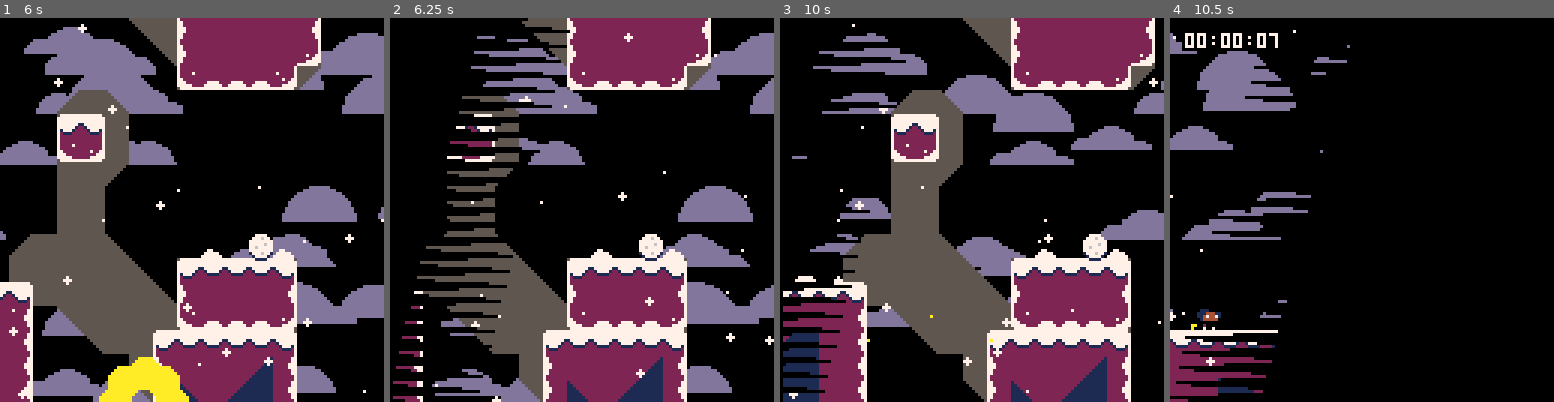
Above: before the commit, frames 1-4 (left to right).
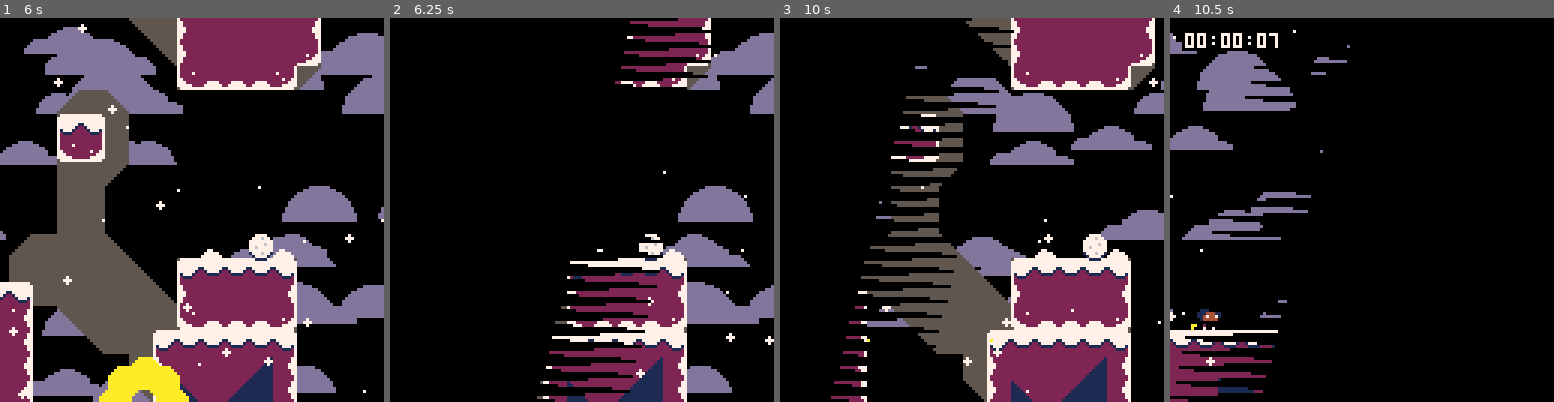
Above: after the commit, the same moments.

Repository: CelesteClassic/smalleste
Game: PICO-8 cartridge smalleste2.p8
Two runs of this game, one before a commit and one after it. Both use one fixed random seed, a clock stepped at 60 frames per second and the inputs below.
Inputs:
- Up to frame 1 (6 s): tap X (X key) at 0.33, 0.7, 1.43, 2.58, 3.1, 3.62, 4.13, 4.65, 5.17, 5.68 s; tap O (Z key) at 1.07, 1.8, 2.43, 3.07, 3.7, 4.33, 4.97, 5.6 s; hold Right 2.33-3.33 s; hold Right 3.38-4.22 s; hold Right 4.72-5.72 s; hold Down from 5.77 s (still down)
- Up to frame 2 (6.25 s): release Down at 6.1 s; hold Left from 6.15 s (still down); tap X (X key) at 6.2 s; tap O (Z key) at 6.23 s
- Up to frame 3 (10 s): tap X (X key) every 0.52 s from 6.72 to 9.82 s; tap O (Z key) every 0.63 s from 6.87 to 9.4 s; release Left at 6.98 s; hold Right 7.03-8.03 s; hold Right 8.08-8.92 s; hold Right from 9.42 s (still down)
- Up to frame 4 (10.5 s): tap O (Z key) at 10.03 s; tap X (X key) at 10.33 s; release Right at 10.42 s; hold Down from 10.47 s (still down)

Frame 1 is identical in both runs. In frame 2, 23% of the frame differs, in the area x 0-84%, y 0-100%; in frame 3, 15%; in frame 4, nothing differs.

Commit message:
fixed typo

Diff:
--- a/smalleste2.p8
+++ b/smalleste2.p8
@@ -188,7 +188,7 @@
   -- very similar functions ... can they be compressed into one?
   if p and p.wipe_timer>5 then
     for i=0,127 do
-      rectfill(0,i,91*(p.wipe_timer-5)/12-32+sin(i*0.2)*16+(127-i)*0.25,i,0)
+      rectfill(0,i,191*(p.wipe_timer-5)/12-32+sin(i*0.2)*16+(127-i)*0.25,i,0)
     end
   end
 
